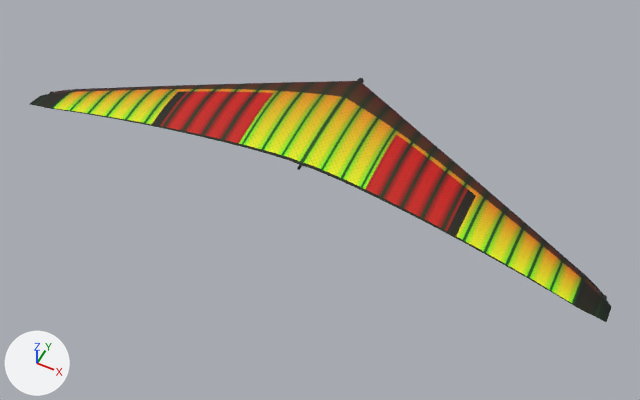
One commit to the glTF model assets/models/glider_sport.glb: the scene before it, then after it.
One viewpoint serves both versions: a 50 mm lens placed at (4.74, -9.76, 10.38), pointed at (0.14, -0.56, -1.12). The axes (+X, +Y, +Z) are drawn at lower left. The lights are the same throughout. The picture after the commit comes second. Vertices at exactly the same position are counted once.

Objects in the first picture: 'Sail' and 1 more.
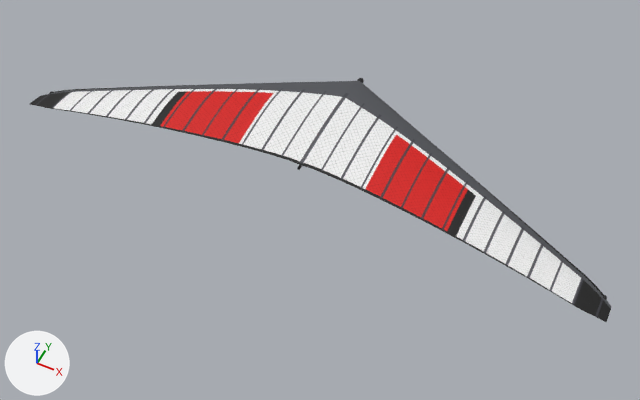
What differs and where, as boxes [x1, y1, x2, y2] in the pictures (640 x 400 px):
'Sail', recoloured (lighter)
    both: [34, 81, 611, 319]

Diff of the bpy script that builds the scene:
```diff
--- a/assets/models/glider_sport.glb.py
+++ b/assets/models/glider_sport.glb.py
@@ mat_sail_sport @@
 n1 = _N.new('ShaderNodeOutputMaterial'); n1.name = 'Material Output'
-n2 = _N.new('ShaderNodeMix'); n2.name = 'Mix'
-n2.data_type = 'RGBA'
-n2.blend_type = 'MULTIPLY'
-n2.inputs[0].default_value = 1.0  # 'Factor'
-n3 = _N.new('ShaderNodeVertexColor'); n3.name = 'Color Attribute'
 n4 = _N.new('ShaderNodeTexImage'); n4.name = 'Image Texture'
@@ mat_sail_sport @@
 n0 = _N.new('ShaderNodeBsdfPrincipled'); n0.name = 'Principled BSDF'
 _L.new(n0.outputs[0], n1.inputs[0])  # 'BSDF' to 'Surface'
-_L.new(n2.outputs[2], n0.inputs[0])  # 'Result' to 'Base Color'
-_L.new(n3.outputs[0], n2.inputs[7])  # 'Color' to 'B'
-_L.new(n4.outputs[0], n2.inputs[6])  # 'Color' to 'A'
+_L.new(n4.outputs[0], n0.inputs[0])  # 'Color' to 'Base Color'
@@ me_sail @@
 me_sail.from_pydata(...)  # 3293 vertices, 6336 faces; spans x -5.2..5.2, y -1.49..1.3, z -0.36..0.24
 # used by ob_sail; location = (0.0, 0.0, 0.0)
+# me_sail part 1: vertex colours changed
 me_sail.materials.append(mat_sail_sport)
```
